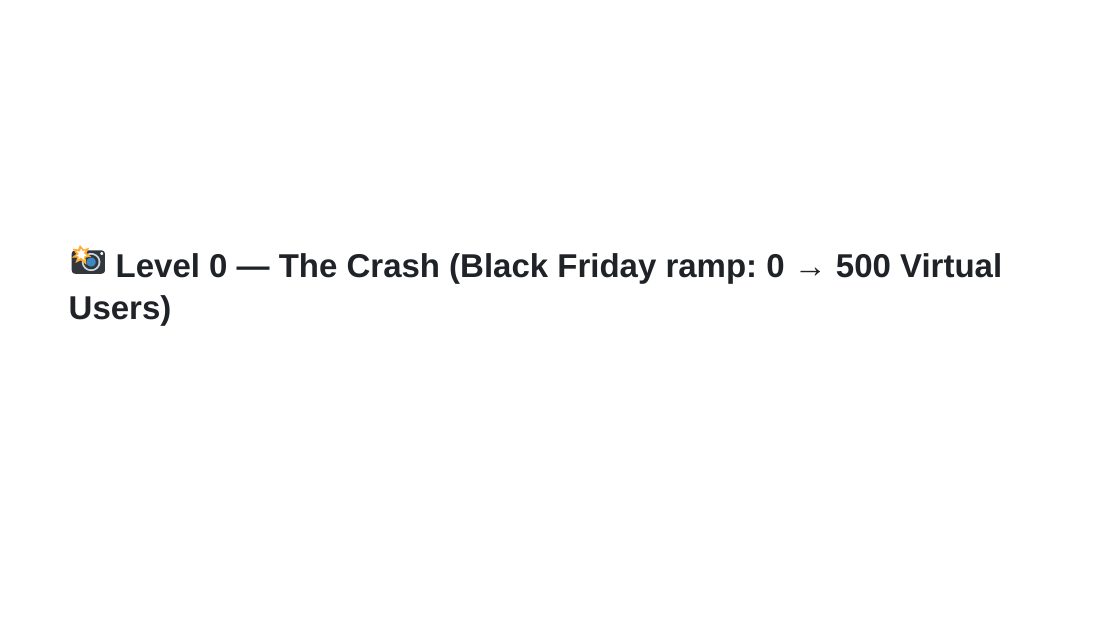
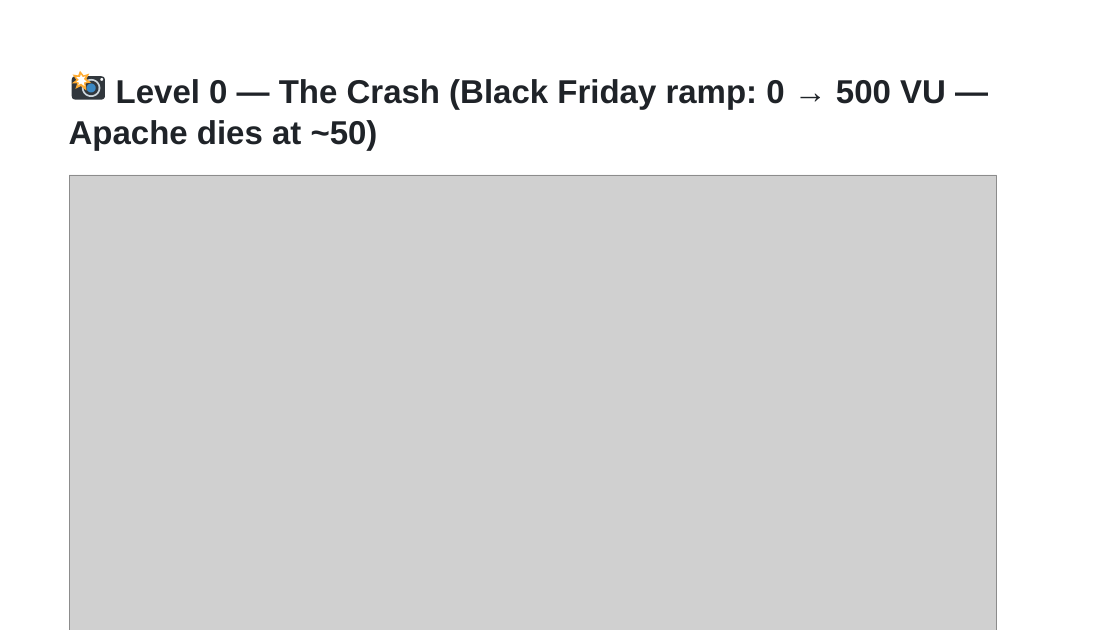
Before and after one commit to NedkoHristov/WordPress-Europe-2026, a slide deck: slide 13 of SLIDES-RICH-editable.pptx (slide 12 before the commit). Drawn at 1120x630 pixels with LibreOffice and Linux fonts; fonts in the diff are those of the drawing; grey boxes stand for pictures. Boxes give left, top, right and bottom in pixels: in the first picture for what was removed or moved away, otherwise in the second. Text is boxed around its words. In the diff, an @@ line names an element or a change of style, - is before the commit and + after.

```diff
--- a/SLIDES-RICH-editable.pptx
+++ b/SLIDES-RICH-editable.pptx
@@ 7 freeform shapes: place and size @@
-7 freeform shapes at [71,245,105,274]
+7 freeform shapes at [71,71,105,100]
@@ text at [116,79,946,110]: text changed @@
-Level 0 — The Crash (Black Friday ramp: 0 → 500 Virtual
+Level 0 — The Crash (Black Friday ramp: 0 → 500 VU —
@@ text added at [69,120,378,151], 28.3 pt, text #1F2328, bold @@
+Apache dies at ~50)
@@ picture added at [69,175,996,630] @@
@@ text removed at [69,295,172,325] @@
-Users)
```
Also in this commit, not shown: 14 other slides changed, 11 slides added, 10 slides removed, 37 other files.
